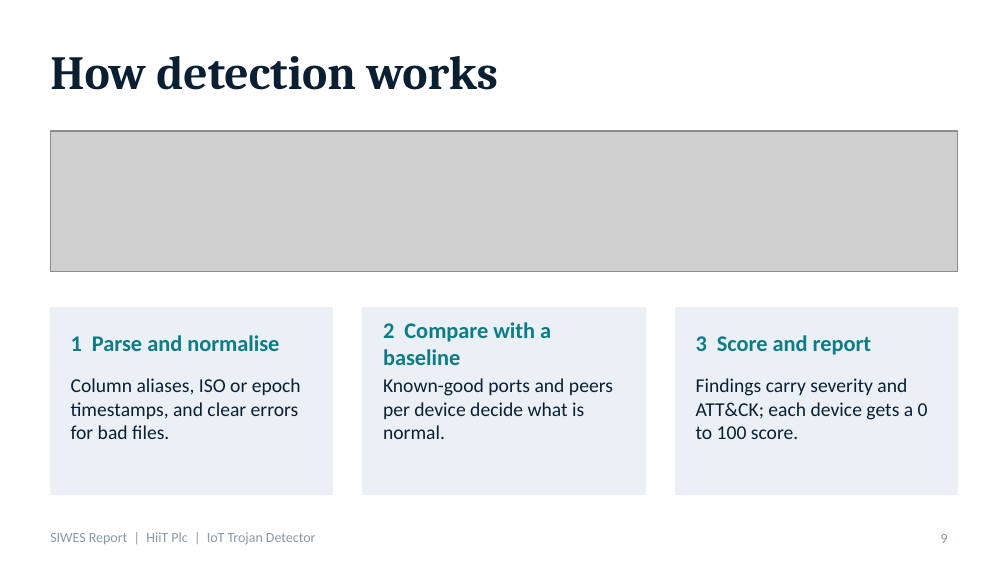
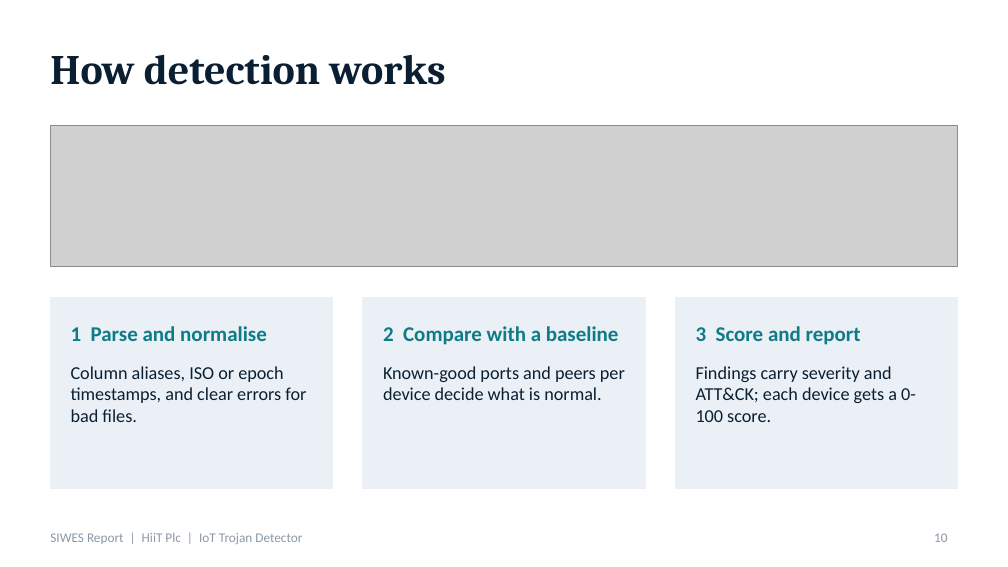
Before and after one commit to emmanuelekopimo/build-with-ai, a slide deck: slide 10 of docs/SIWES-Presentation-HiiT-Plc-IoT-Trojan-Detector.pptx (slide 9 before the commit). Drawn at 1008x567 pixels with LibreOffice and Linux fonts; fonts in the diff are those of the drawing; grey boxes stand for pictures. Boxes give left, top, right and bottom in pixels: in the first picture for what was removed or moved away, otherwise in the second. Text is boxed around its words. In the diff, an @@ line names an element or a change of style, - is before the commit and + after.

```diff
--- a/docs/SIWES-Presentation-HiiT-Plc-IoT-Trojan-Detector.pptx
+++ b/docs/SIWES-Presentation-HiiT-Plc-IoT-Trojan-Detector.pptx
@@ title "How detection works" at [50, 55, 445, 85]: size 34 to 30 pt @@
@@ picture: place and size @@
-picture at [50, 131, 958, 272]
+picture at [50, 126, 958, 267]
@@ rectangle: place and size @@
-rectangle at [50, 307, 333, 494]
+rectangle at [50, 297, 333, 489]
@@ rectangle: place and size @@
-rectangle at [363, 307, 645, 494]
+rectangle at [363, 297, 645, 489]
@@ rectangle: place and size @@
-rectangle at [675, 307, 958, 494]
+rectangle at [675, 297, 958, 489]
@@ text "1 Parse and normalise": place and size @@
-text "1 Parse and normalise" at [71, 335, 279, 351]
+text "1 Parse and normalise" at [71, 326, 267, 341]
@@ text "3 Score and report": place and size @@
-text "3 Score and report" at [696, 335, 872, 355]
+text "3 Score and report" at [696, 326, 861, 345]
@@ size 16 to 15 pt in 3 elements at [71, 326, 267, 341], [383, 326, 619, 345], [696, 326, 861, 345] @@
@@ text "Column aliases, ISO or epoch ...": place and size @@
-text "Column aliases, ISO or epoch ..." at [71, 378, 301, 439]
+text "Column aliases, ISO or epoch ..." at [71, 366, 306, 422]
@@ text "Column aliases, ISO or epoch ..." at [71, 366, 306, 422]: size 14 to 13 pt @@
@@ text "Known-good ports and peers per ..." at [383, 366, 625, 400]: size 14 to 13 pt @@
@@ text "Known-good ports and peers per ...": place and size @@
-text "Known-good ports and peers per ..." at [383, 378, 613, 439]
+text "Known-good ports and peers per ..." at [383, 366, 625, 400]
@@ text at [696, 366, 916, 422]: text changed; size 14 to 13 pt @@
-Findings carry severity and ATT&CK; each device gets a 0 to 100 score.
+Findings carry severity and ATT&CK; each device gets a 0-100 score.
@@ text "SIWES Report | HiiT Plc ..." at [50, 533, 302, 544]: size 10 to 9.5 pt @@
@@ page number at [934, 533, 947, 542]: text changed; size 10 to 9.5 pt @@
-9
+10
```
Also in this commit, not shown: 15 other slides changed, 8 slides added, 3 slides removed, 1 other file.
